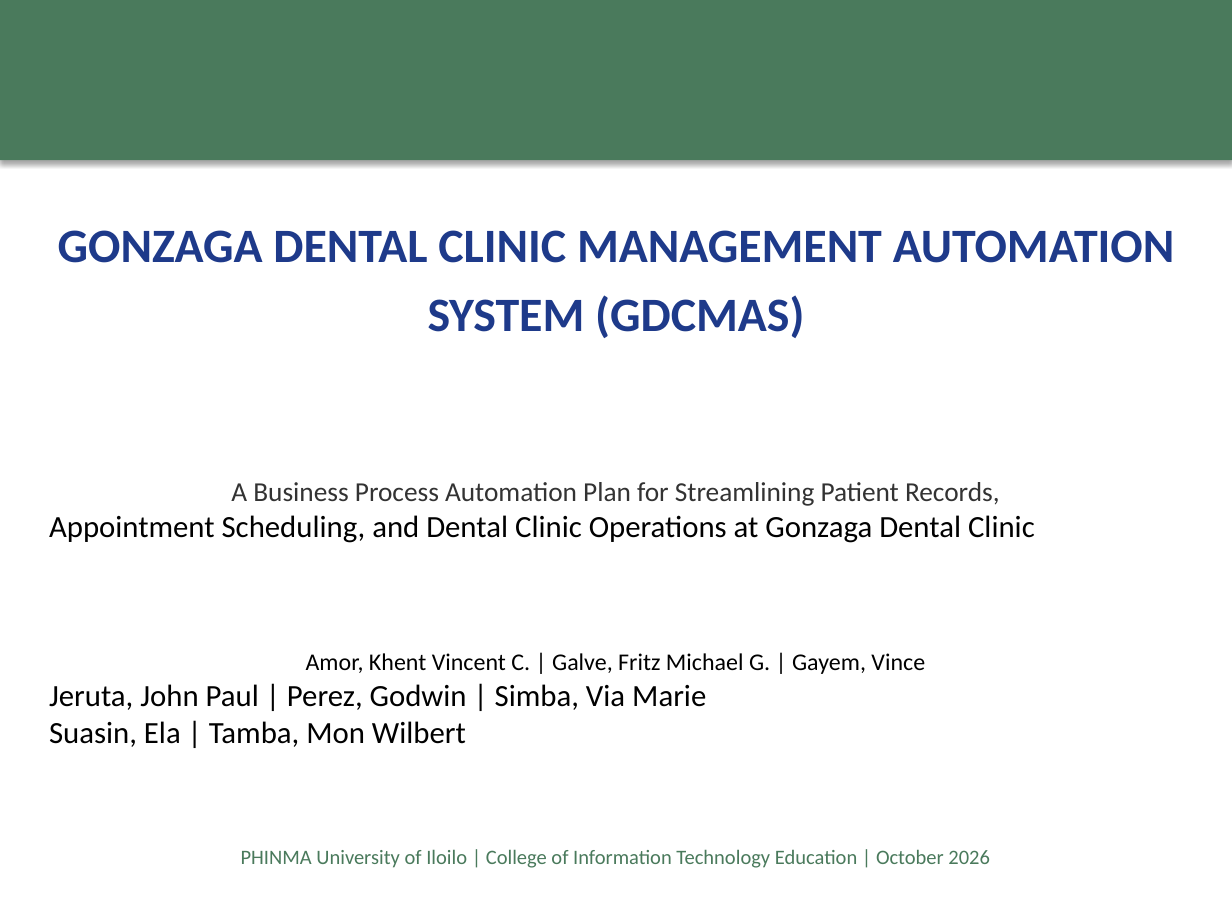
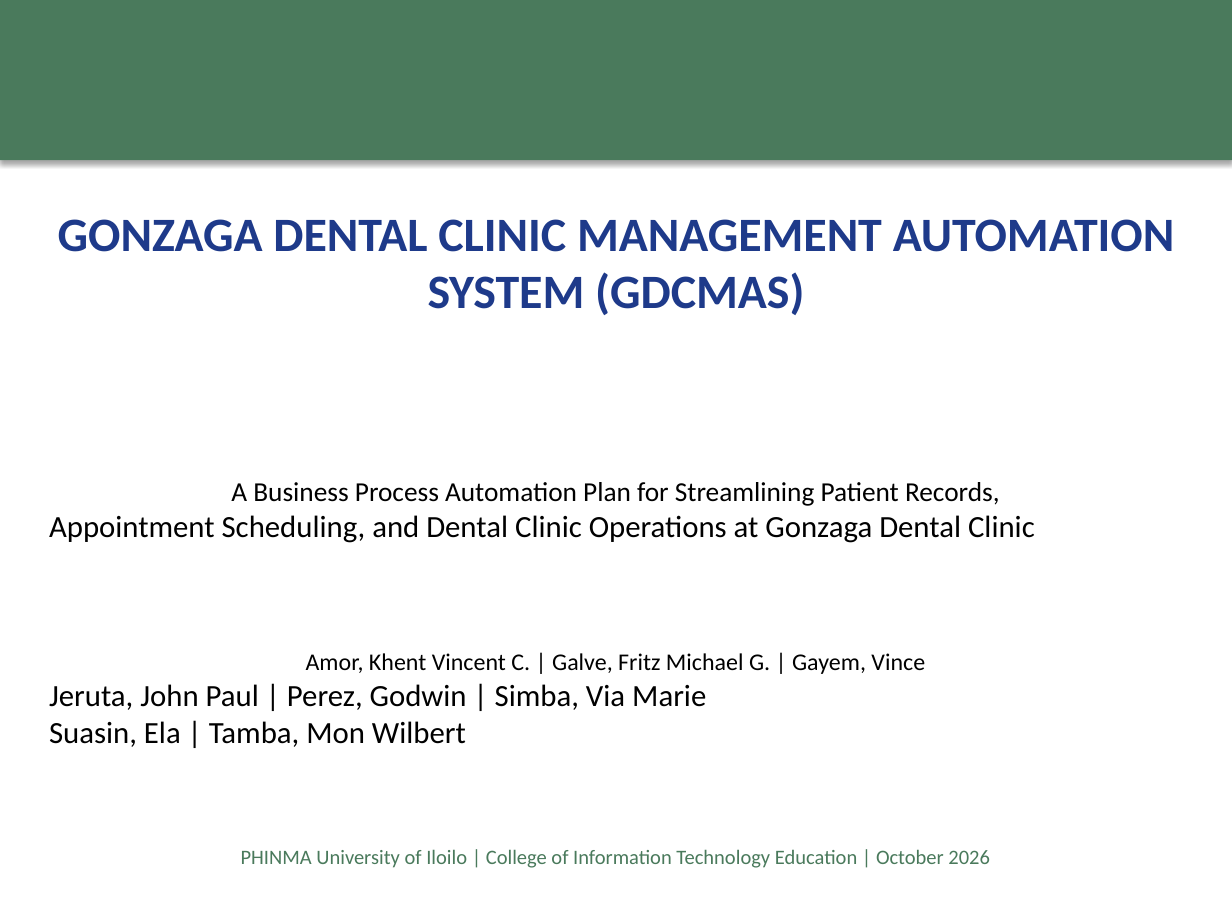
Before and after one commit to fritzmichael1-2/gonzaga-dental-clinic-system, a slide deck: slide 1 of GDCMAS_Final_Defense_Presentation.pptx. Drawn at 1232x924 pixels with LibreOffice and Linux fonts; fonts in the diff are those of the drawing. Boxes give left, top, right and bottom in pixels: in the first picture for what was removed or moved away, otherwise in the second. Text is boxed around its words. In the diff, an @@ line names an element or a change of style, - is before the commit and + after.

```diff
--- a/GDCMAS_Final_Defense_Presentation.pptx
+++ b/GDCMAS_Final_Defense_Presentation.pptx
@@ text "GONZAGA DENTAL CLINIC MANAGEMENT AUTOMATION ..." at (x1=58, y1=219, x2=1175, y2=315): line spacing 1.2 to 1 @@
@@ text at (x1=231, y1=482, x2=1000, y2=506): text colour #333333 to #000000 in "A Business Process Automation Plan for Streamlining ..." @@
```
Also in this commit, not shown: 6 other slides changed, 1 slide added, 3 slides removed.
